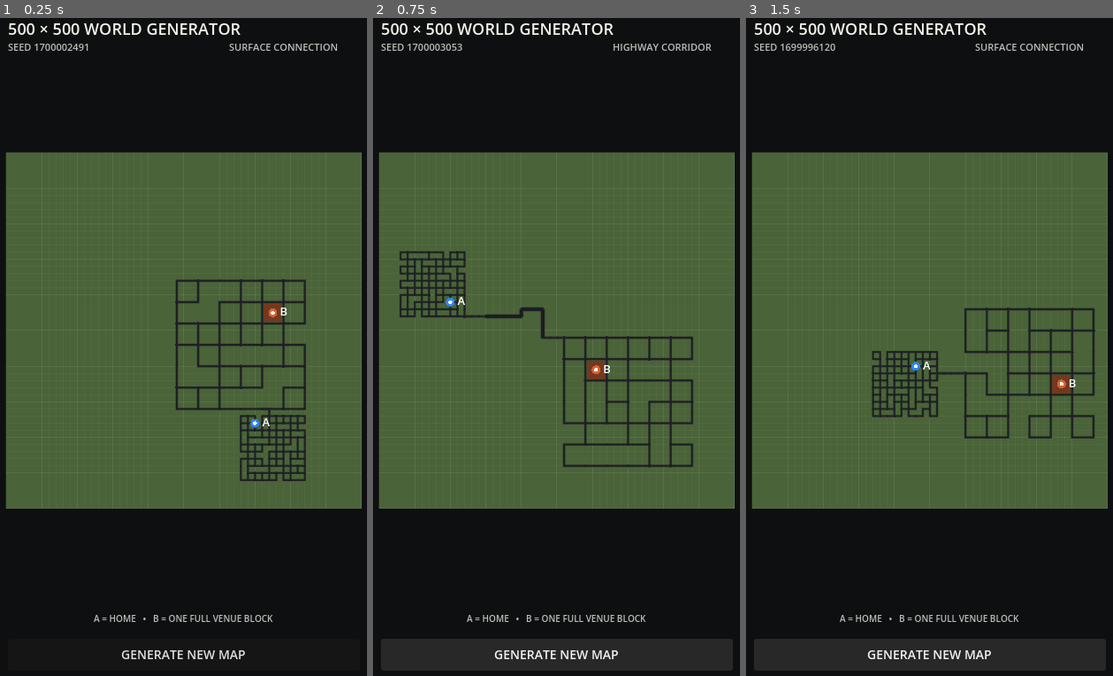
Above: before the commit, frames 1-3 (left to right).
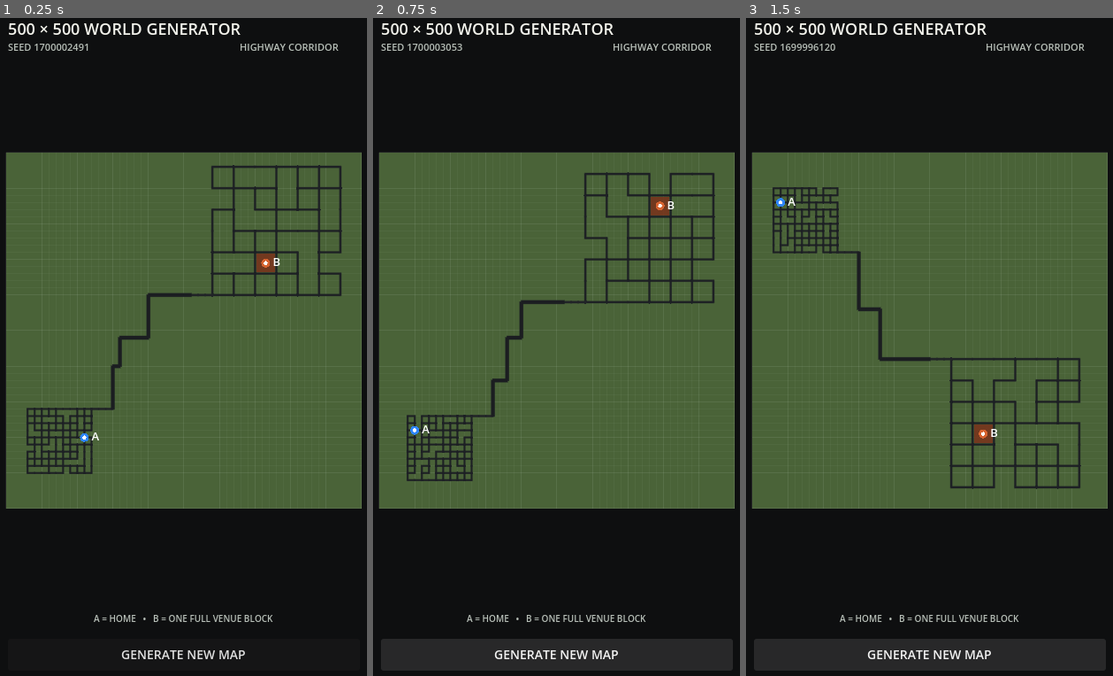
Above: after the commit, the same moments.

Repository: patrickcallahancomedy/comedian
Game: Godot game, scene res://scenes/drive/grid_world_prototype.tscn
The game is run twice, just before and just after one commit, with the same random seed, the same clock (stepped at 60 frames per second) and the same inputs. This scene is started directly instead of the project's main scene.
Inputs:
- Up to frame 1 (0.25 s): no input
- Up to frame 2 (0.75 s): click "GENERATE NEW MAP" at 0.5 s
- Up to frame 3 (1.5 s): click "GENERATE NEW MAP" at 1.25 s

The runs differ from the first frame. In frame 1, 5.9% of the frame differs, in the area x 7-94%, y 3-71%; in frame 2, 5.9%; in frame 3, 5.6%.

Commit message:
Place neighborhood and city in opposite corners

Diff:
--- a/godot/scripts/drive/grid_world_generator.gd
+++ b/godot/scripts/drive/grid_world_generator.gd
@@ -276,45 +276,67 @@
 		(CITY_ROWS - 1) * CITY_SPACING
 	)
 
-	var neighborhood_origin := _random_origin_for_span(
+	# Put the two generated regions in opposite corners of the 500x500 world.
+	# Small snapped inward jitter keeps seeds different while preserving the
+	# long trip that makes highway travel very likely.
+	var neighborhood_corner: int = _rng.randi_range(0, 3)
+	var city_corner: int = 3 - neighborhood_corner
+
+	var neighborhood_origin := _corner_origin_for_span(
 		neighborhood_span,
-		NEIGHBORHOOD_SPACING
-	)
-	var city_origin := _random_origin_for_span(
+		neighborhood_corner,
+		NEIGHBORHOOD_SPACING,
+		30
+	)
+	var city_origin := _corner_origin_for_span(
 		city_span,
-		CONNECTOR_STEP
-	)
-
-	# Keep results broad. A and B can be close enough to need only surface
-	# streets or far enough apart to justify a highway, but avoid placing the
-	# entire city directly on top of the neighborhood.
-	var tries := 0
-	while tries < 24:
-		tries += 1
-
-		var n_rect := Rect2i(
-			neighborhood_origin,
-			neighborhood_span
-		)
-		var c_rect := Rect2i(
-			city_origin,
-			city_span
-		)
-
-		# Keep the two generators physically distinct, but they may sit close
-		# enough that the connecting corridor never needs a highway.
-		if not n_rect.grow(10).intersects(c_rect):
-			break
-
-		city_origin = _random_origin_for_span(
-			city_span,
-			CONNECTOR_STEP
-		)
+		city_corner,
+		CONNECTOR_STEP,
+		30
+	)
 
 	return {
 		"neighborhood": neighborhood_origin,
 		"city": city_origin,
 	}
+
+
+func _corner_origin_for_span(
+	span: Vector2i,
+	corner: int,
+	snap_step: int,
+	max_jitter: int
+) -> Vector2i:
+	var max_x: int = GRID_SIZE - WORLD_MARGIN - span.x
+	var max_y: int = GRID_SIZE - WORLD_MARGIN - span.y
+
+	var jitter_x: int = _snap_int(
+		_rng.randi_range(0, max_jitter),
+		snap_step
+	)
+	var jitter_y: int = _snap_int(
+		_rng.randi_range(0, max_jitter),
+		snap_step
+	)
+
+	var use_right: bool = corner == 1 or corner == 3
+	var use_bottom: bool = corner == 2 or corner == 3
+
+	var origin_x: int = (
+		max_x - jitter_x
+		if use_right
+		else WORLD_MARGIN + jitter_x
+	)
+	var origin_y: int = (
+		max_y - jitter_y
+		if use_bottom
+		else WORLD_MARGIN + jitter_y
+	)
+
+	return Vector2i(
+		clampi(_snap_int(origin_x, snap_step), WORLD_MARGIN, max_x),
+		clampi(_snap_int(origin_y, snap_step), WORLD_MARGIN, max_y)
+	)
 
 
 func _random_origin_for_span(
